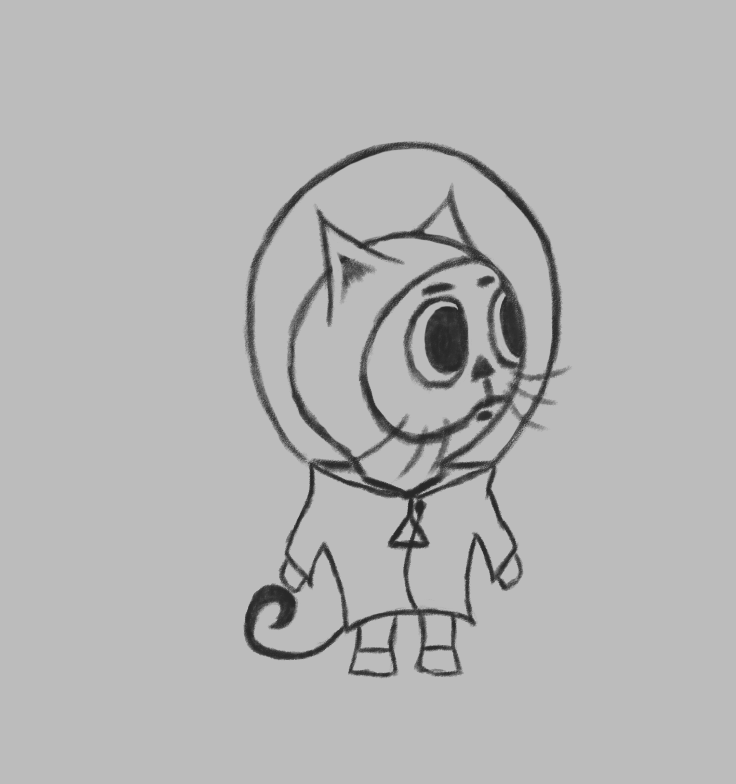
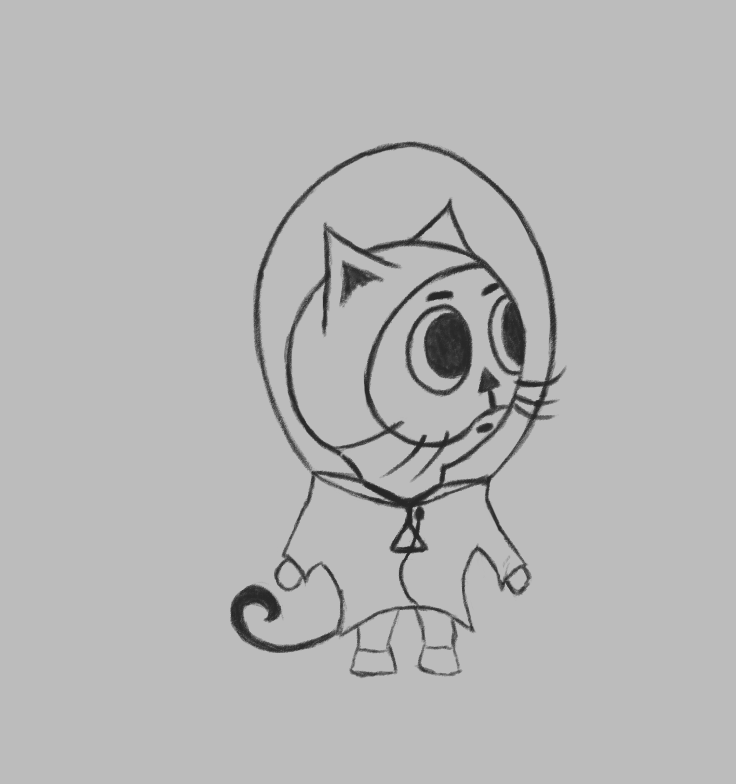
Layered file, before and after one edit (736x784). Changes by layer:
added layer "Layer 12" above "Layer 11" over [left=230, top=141, right=568, bottom=679]
hid "Layer 11", opacity 100% → 20% over [left=242, top=140, right=572, bottom=679]
